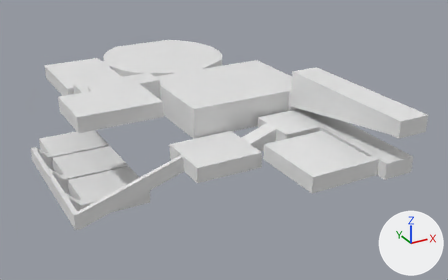
The Blender file Models/Salles/SalleMulti.blend, before and after one commit.
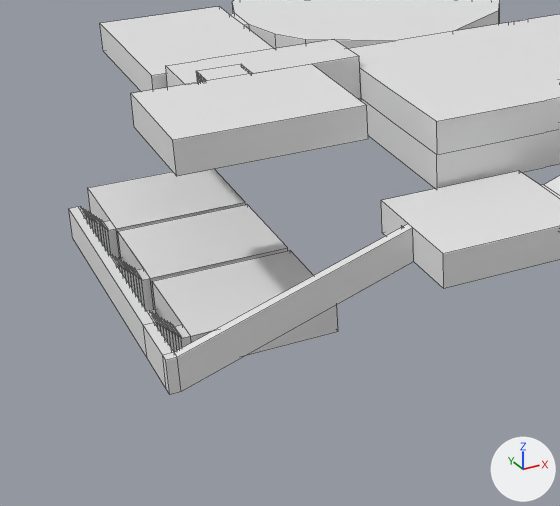
Each version appears first whole from a 50 mm lens placed at (-58.5, -99.9, 43.6), pointed at (-7.6, -7.3, -2.6), and next in a close-up on the part from 0% to 56% of the width and 20% to 100% of the height. Arrows for +X, +Y and +Z are at lower right; the lights stay in place. The close-ups show mesh edges as thin lines. The same objects are shown in both versions, whatever each file hides. Materials are left out; every surface is plain grey.
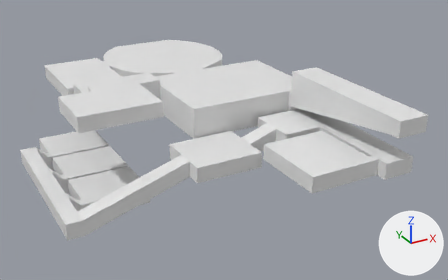
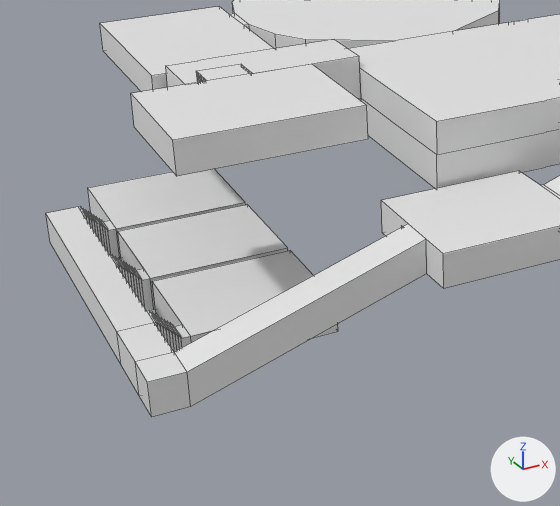
Pixel boxes [x1, y1, x2, y2] of what changed, in the close-ups (560 x 506 px; the box of a moved part takes in the faces that stretch with it):
'Cube', reshaped
    before: [69, 0, 560, 395]
    after: [46, 0, 560, 417]
part 1 of me_cube, moved or reshaped
    before: [163, 352, 181, 395]
    after: [135, 352, 191, 417]
part 2 of me_cube, moved or reshaped
    before: [174, 171, 560, 392]
    after: [174, 171, 560, 406]
part 3 of me_cube, moved or reshaped
    before: [69, 207, 174, 388]
    after: [46, 207, 174, 395]

The edits, one by one:
me_cube has 616 vertices, 478 faces and spans x -50.0..104.0, y -34.0..38.0, z -18.0..31.0.
me_cube is used by ob_cube; location (-20.94, -14.51, -0.52); rotation (1.571, 0.0, 1.571), in degrees (90, 0, 90); scale (0.478, 0.273, 1.0).
me_cube part 1: all 2 vertices in x -3.0, y -28.0..-18.0, z -18.0 are moved by (-5.0, 0.0, -2.0).
me_cube part 2: all 4 vertices in x -3.0, y -28.0..4.0, z -17.0..1.0 are moved by (-5.0, 0.0, 0.0).
me_cube part 3: all 6 vertices in x -2.0..56.0, y -28.0..-18.0, z -18.0 are moved by (0.0, 0.0, -2.0).
